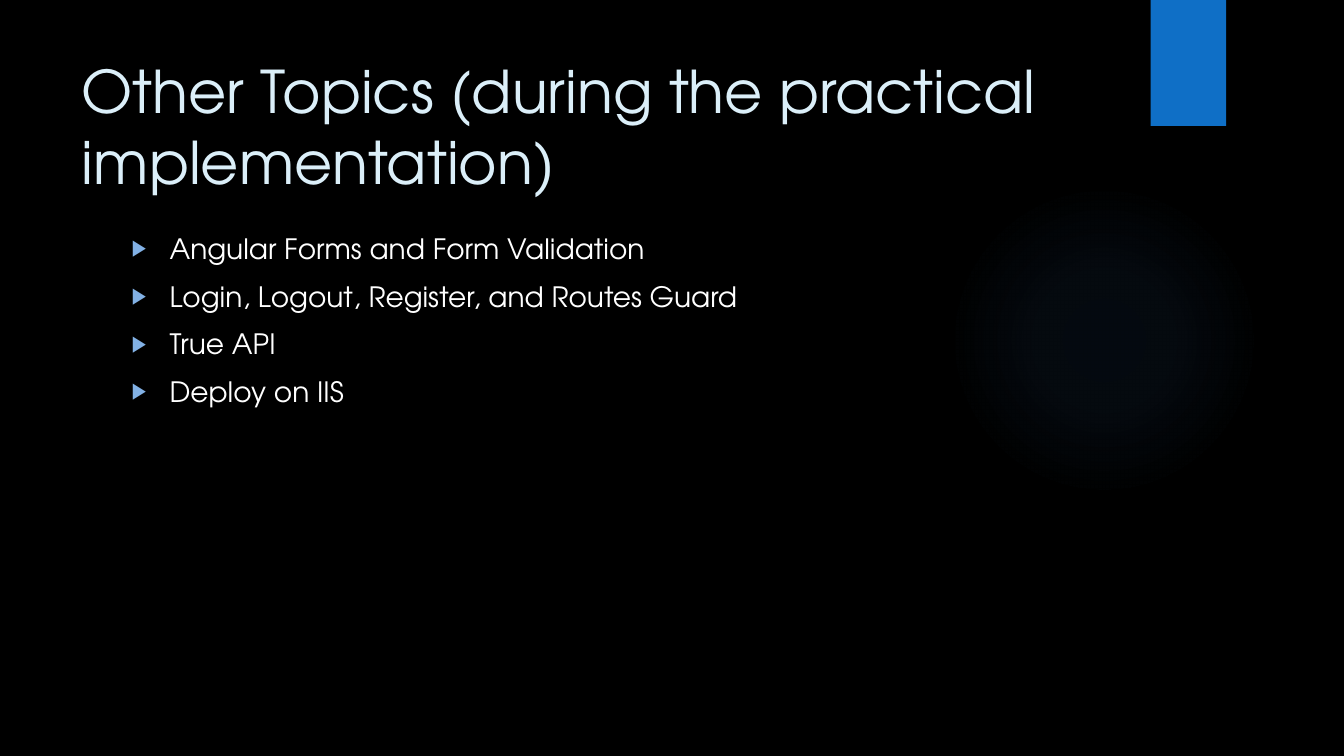
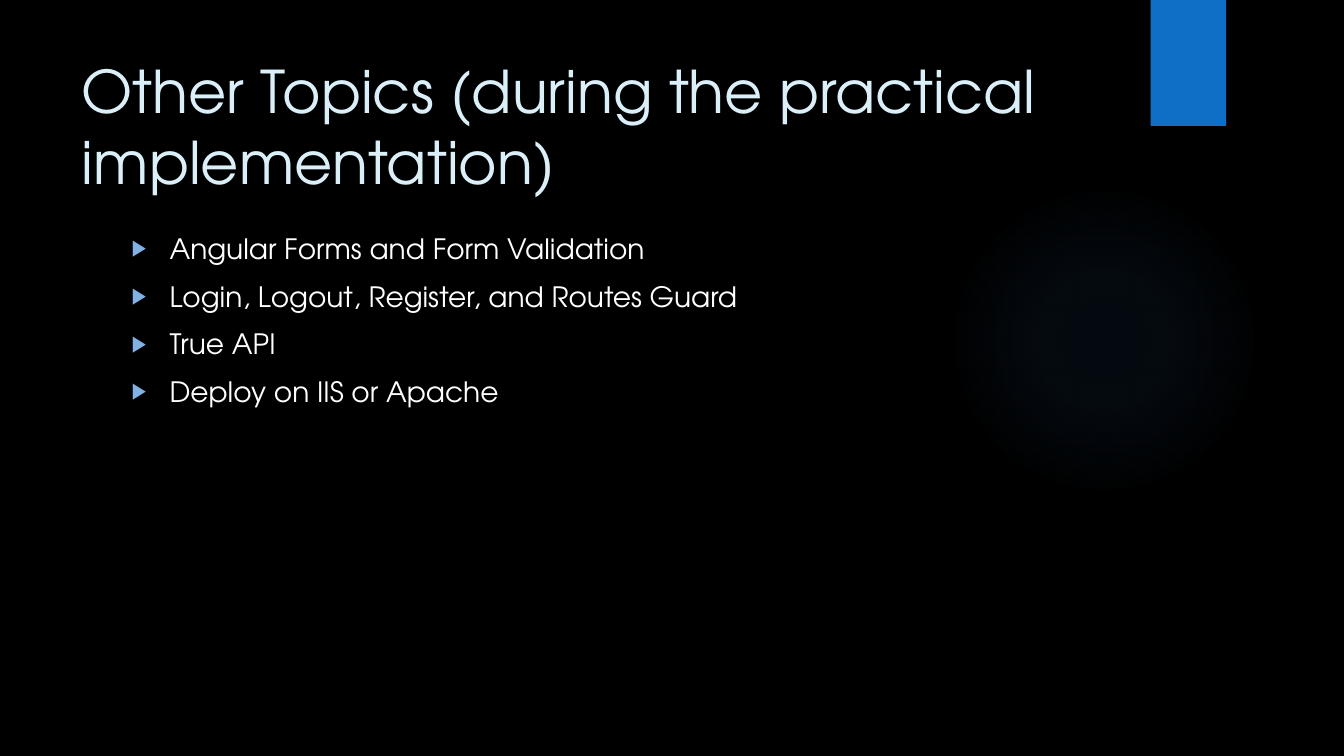
Before and after one commit to ramymibrahim/Sprints-Angular-Course, a slide deck: slide 26 of Angular Course.pptx. Drawn at 1344x756 pixels with LibreOffice and Linux fonts; fonts in the diff are those of the drawing; background and template pictures are left out. Boxes give left, top, right and bottom in pixels: in the first picture for what was removed or moved away, otherwise in the second. Text is boxed around its words. In the diff, an @@ line names an element or a change of style, - is before the commit and + after.

```diff
--- a/Angular Course.pptx
+++ b/Angular Course.pptx
@@ text at (170,381,498,408): text changed @@
-▶ Deploy on IIS
+▶ Deploy on IIS or Apache
```
Also in this commit, not shown: 1 other slide changed, 21 other files.
